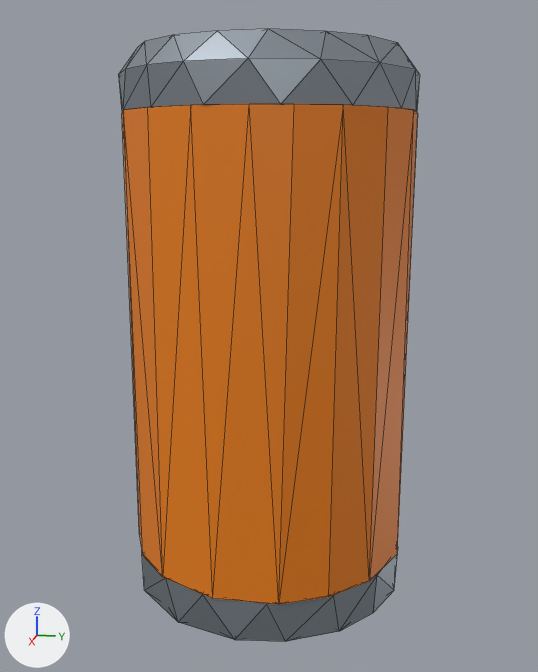
The glTF model assets/Model.glb, before and after one commit.
Rendered twice from a 50 mm camera at (0.713, 0.137, 0.439) aimed at (0.025, -0.001, 0.267). The axes (+X, +Y, +Z) are drawn at lower left. The lights are the same throughout. The older version comes first. Mesh edges are drawn as thin lines. Where no turn or scale is listed for an object, it has been applied to the vertices.

Before the edit, the objects in view are built like this:
```python
mat_material_004 = principled_material('Material.004')
mat_material_004.base_color = (0.8, 0.208, 0.00577)  # orange #e77e11
me_cylinder_003 = bpy.data.meshes.new('Cylinder.003')
me_cylinder_003.from_pydata(...)  # 267 vertices, 526 faces; spans x -0.134..0.131, y -0.133..0.132, z -0.373..0.132
me_cylinder_003.materials.append(mat_material_003)  # grey #959ea6
me_cylinder_004 = bpy.data.meshes.new('Cylinder.004')
me_cylinder_004.from_pydata(...)  # 33 vertices, 62 faces; spans x -0.132..0.132, y -0.132..0.132, z -0.206..0.206
me_cylinder_004.materials.append(mat_material_004)  # orange #e77e11
ob_cylinder = bpy.data.objects.new('Cylinder', me_cylinder_004)
ob_cylinder.location = (0.023, -0.001, 0.267)
ob_cylinder_002 = bpy.data.objects.new('Cylinder.002', me_cylinder_003)
ob_cylinder_002.location = (0.025, -0.001, 0.395)
```
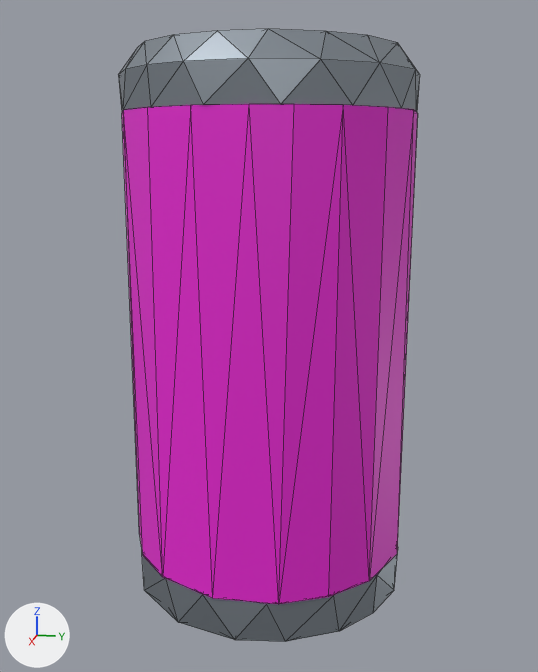
Location of each change, (x1, y1, x2, y2) in pixels of the pictures (538 x 672 px):
'Cylinder', recoloured (orange to pink): (122, 104, 418, 604) in both

What the commit changed:
Material 'Material.004' (mat_material_004) changes colour from orange #e77e11 to pink #e723d2; in linear values from (0.8, 0.208, 0.00577) to (0.8, 0.0164, 0.643).
